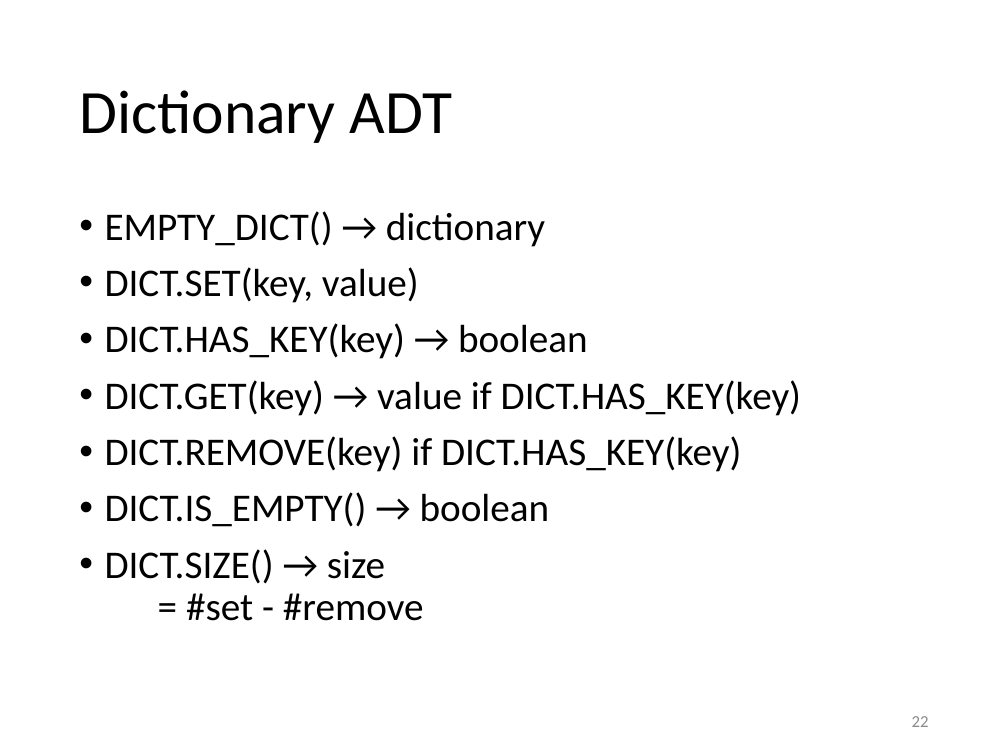
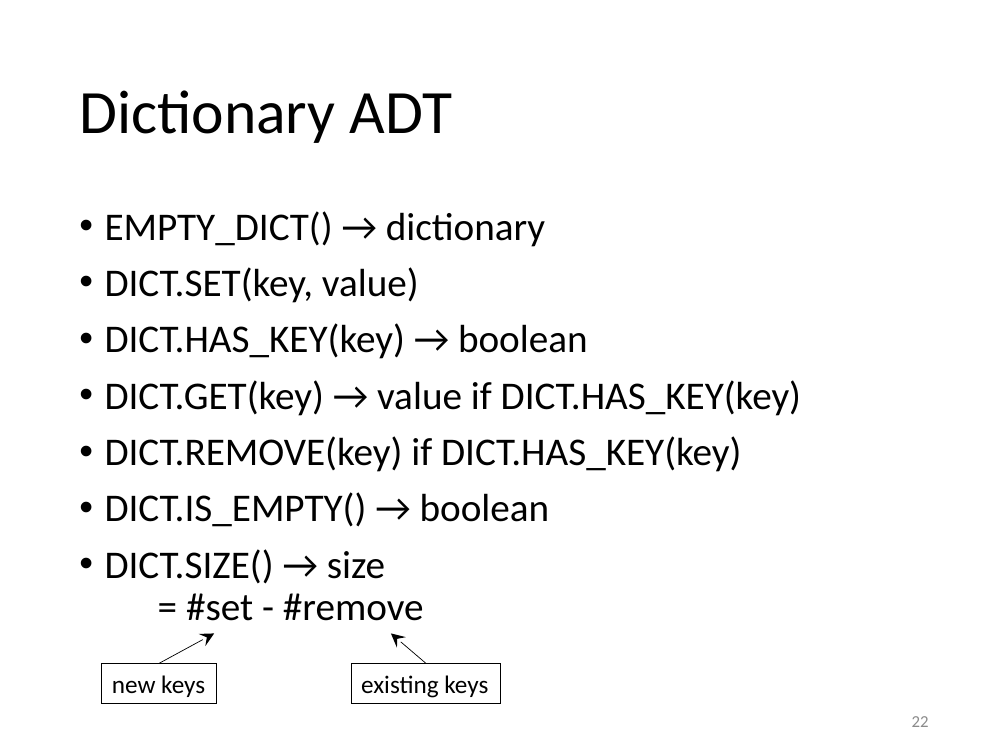
Before and after one commit to gjbex/training-material, a slide deck: slide 22 of DataStructures/data_structures.pptx. Drawn at 1008x756 pixels with LibreOffice and Linux fonts; fonts in the diff are those of the drawing. Boxes give left, top, right and bottom in pixels: in the first picture for what was removed or moved away, otherwise in the second. Text is boxed around its words. In the diff, an @@ line names an element or a change of style, - is before the commit and + after.

Commit message:
Added remarks on set and dictionary size

```diff
--- a/DataStructures/data_structures.pptx
+++ b/DataStructures/data_structures.pptx
@@ arrow added from (159, 663) to (214, 633), #000000 0.5 pt @@
@@ arrow added from (425, 663) to (391, 633), #000000 0.5 pt @@
@@ rectangle added at [102,663,217,704], outline #000000 0.75 pt, 18 pt, text #000000 @@
+new keys
@@ rectangle added at [351,663,500,704], outline #000000 0.75 pt, 18 pt, text #000000 @@
+existing keys
```
Also in this commit, not shown: 1 other slide changed.
